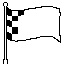
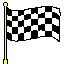
Layer changes from the first w=64, h=64 image to the second:
painted on "Copier de Calque de dessin 1" over box(4, 3, 61, 64)
